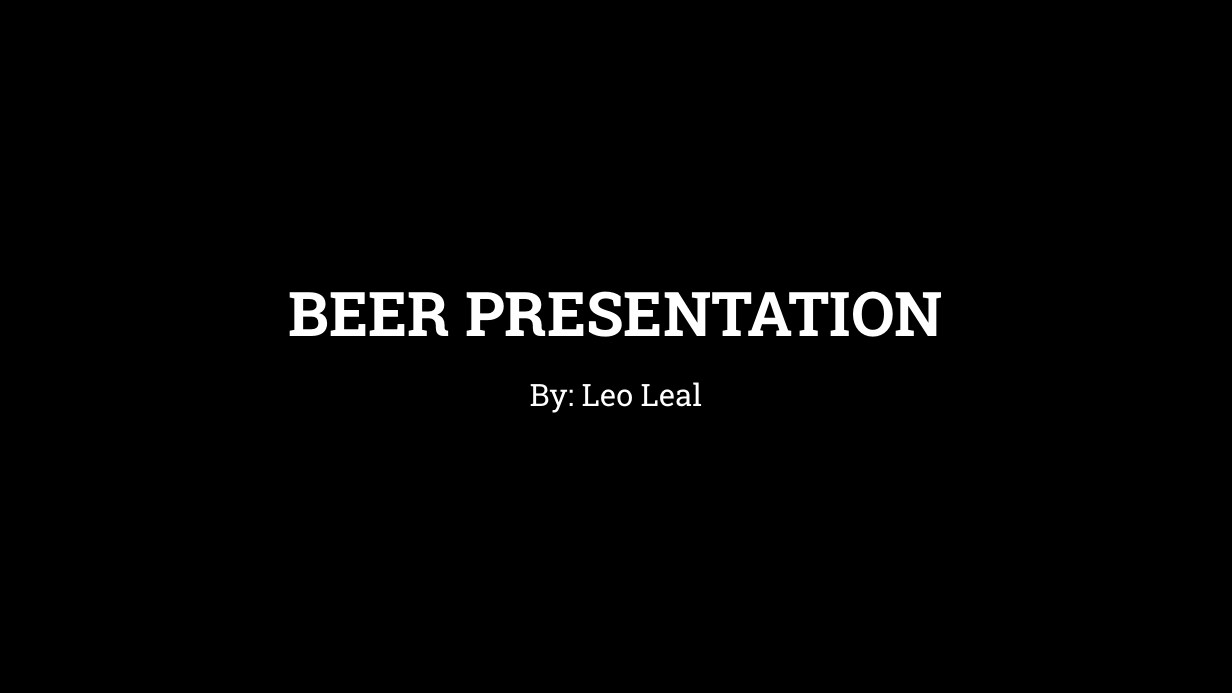
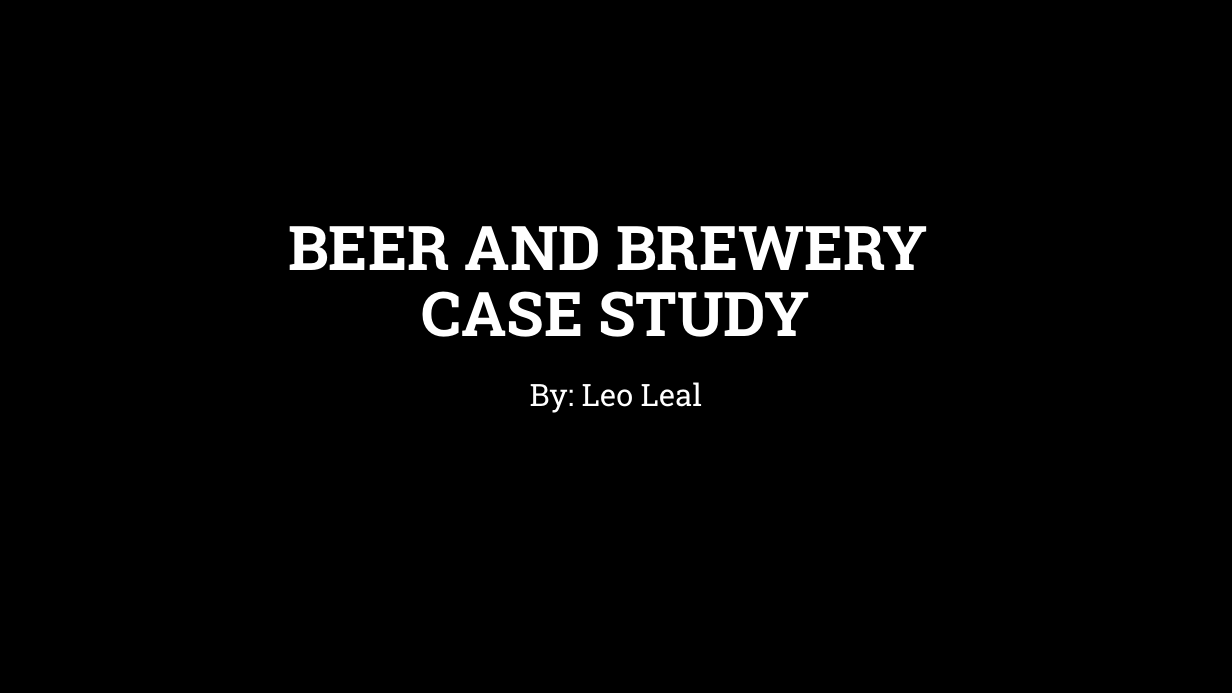
Before and after one commit to leonardo-lealfilho/BeersAndBrewery, a slide deck: slide 1 of Beer presentation - EDA.pptx. Drawn at 1232x693 pixels with LibreOffice and Linux fonts; fonts in the diff are those of the drawing; background and template pictures are left out. Boxes give left, top, right and bottom in pixels: in the first picture for what was removed or moved away, otherwise in the second. Text is boxed around its words. In the diff, an @@ line names an element or a change of style, - is before the commit and + after.

```diff
--- a/Beer presentation - EDA.pptx
+++ b/Beer presentation - EDA.pptx
@@ title at (288, 226, 928, 337): text changed @@
-BEER PRESENTATION
+BEER AND BREWERY
+CASE STUDY
```
Also in this commit, not shown: 1 slide added.
